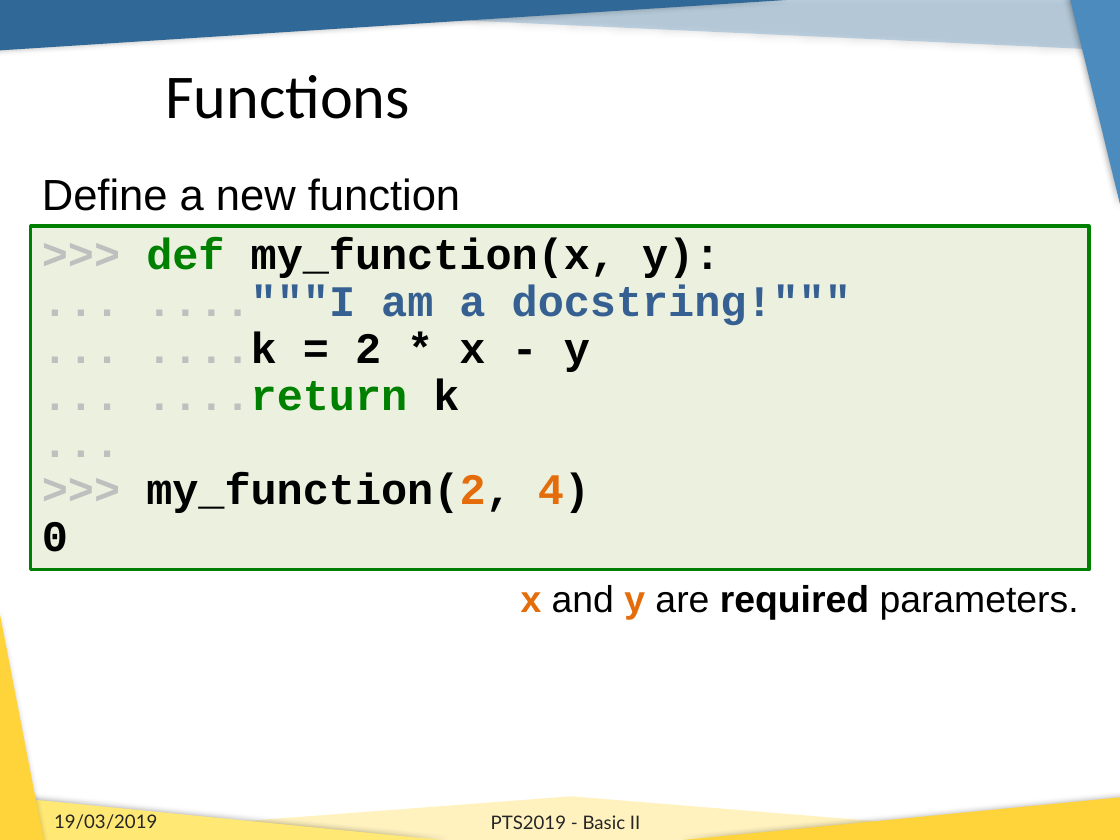
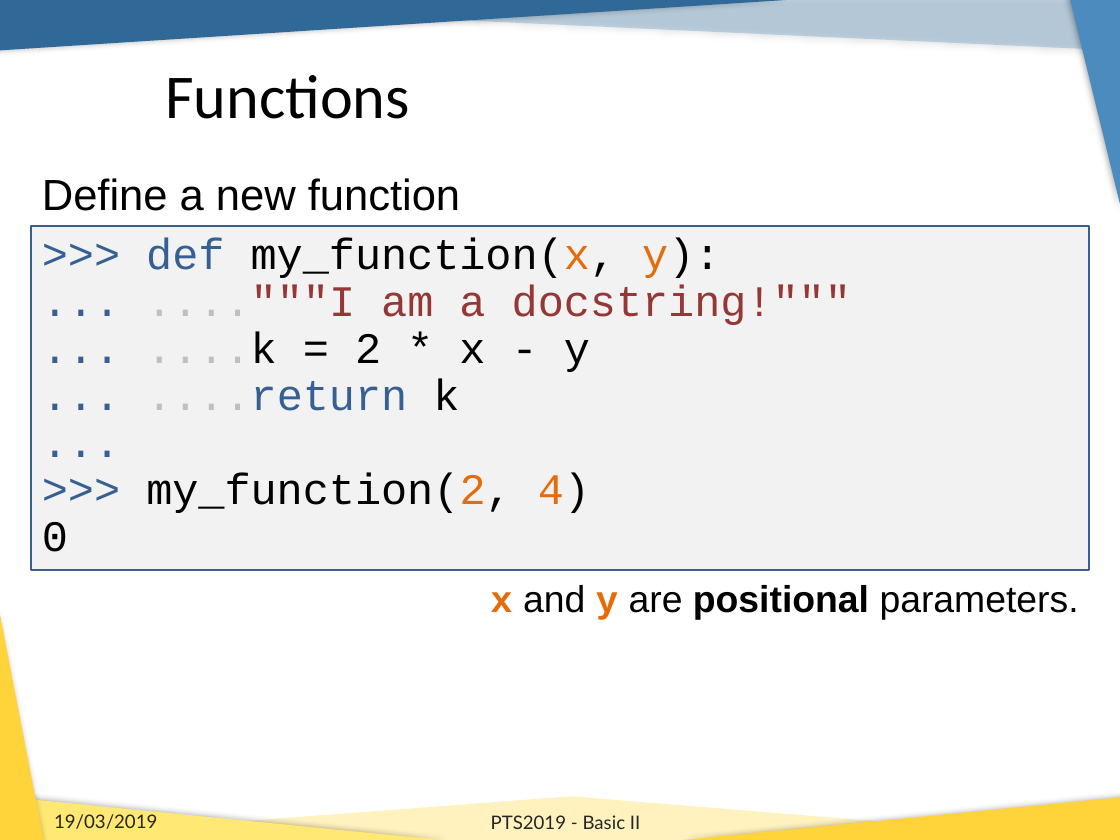
Before and after one commit to b1quint/Python-Tutorial-Series, a slide deck: slide 19 of Presentations/PTS2019_Basics_II.pptx. Drawn at 1120x840 pixels with LibreOffice and Linux fonts; fonts in the diff are those of the drawing; background and template pictures are left out. Boxes give left, top, right and bottom in pixels: in the first picture for what was removed or moved away, otherwise in the second. Text is boxed around its words. In the diff, an @@ line names an element or a change of style, - is before the commit and + after.

```diff
--- a/Presentations/PTS2019_Basics_II.pptx
+++ b/Presentations/PTS2019_Basics_II.pptx
@@ rectangle ">>> def my_function(x, y):" at bbox=[31, 226, 1090, 570]: text colour #BFBFBF to #376092 in ">>>", "...", "...", "..." and 2 more places; text colour #008000 to #376092 in "def", "....return"; text colour #000000 to #E46C0A in "my_function(x, y):"; bold off; text colour #376092 to #953735 in "...."""I am a docstring!""""; fill #EBF1DE to #F2F2F2; outline #008000 2 pt to #376092 1.5 pt @@
@@ text at bbox=[490, 585, 1079, 620]: text changed @@
-x and y are required parameters.
+x and y are positional parameters.
```
Also in this commit, not shown: 23 other slides changed, 20 slides added.
